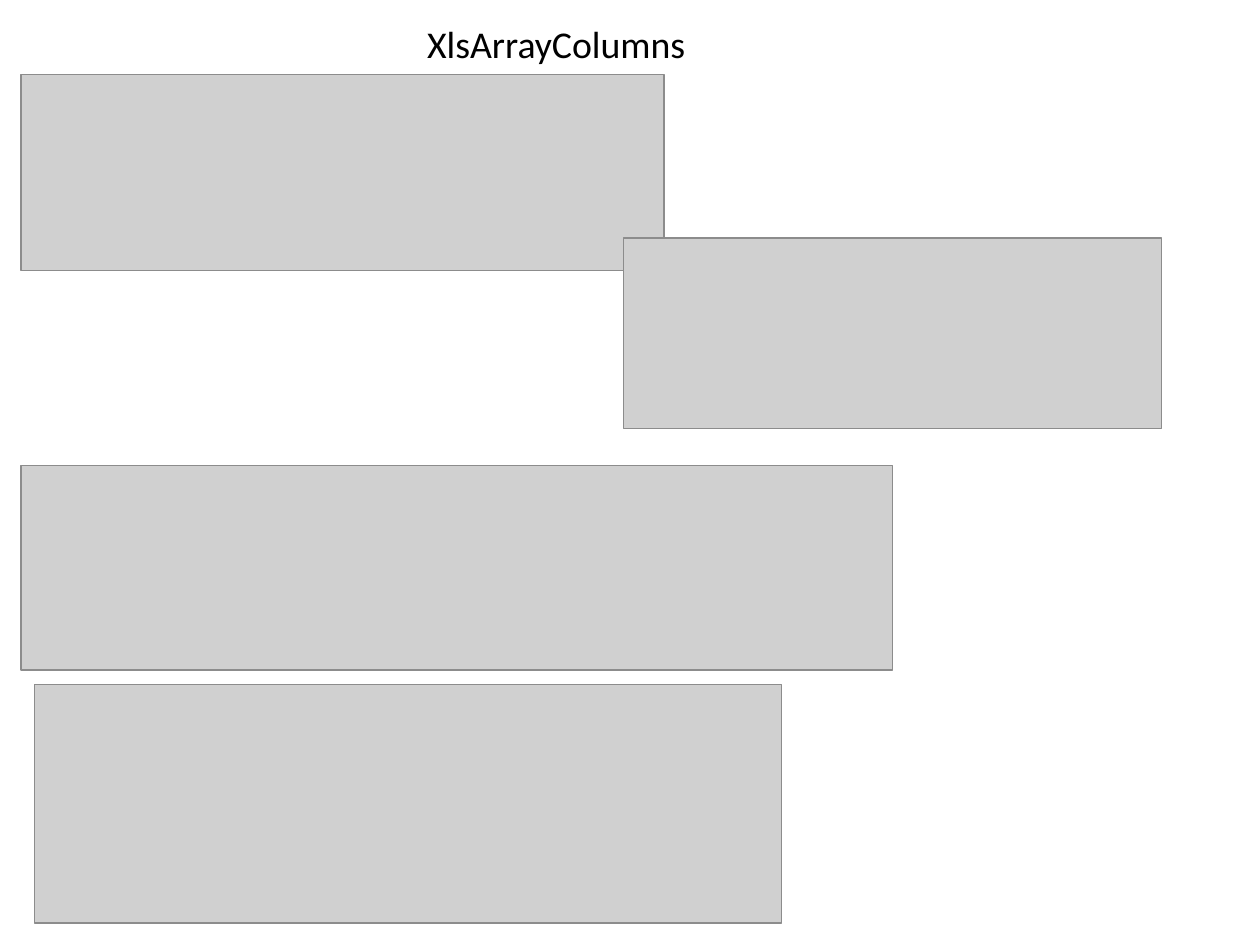
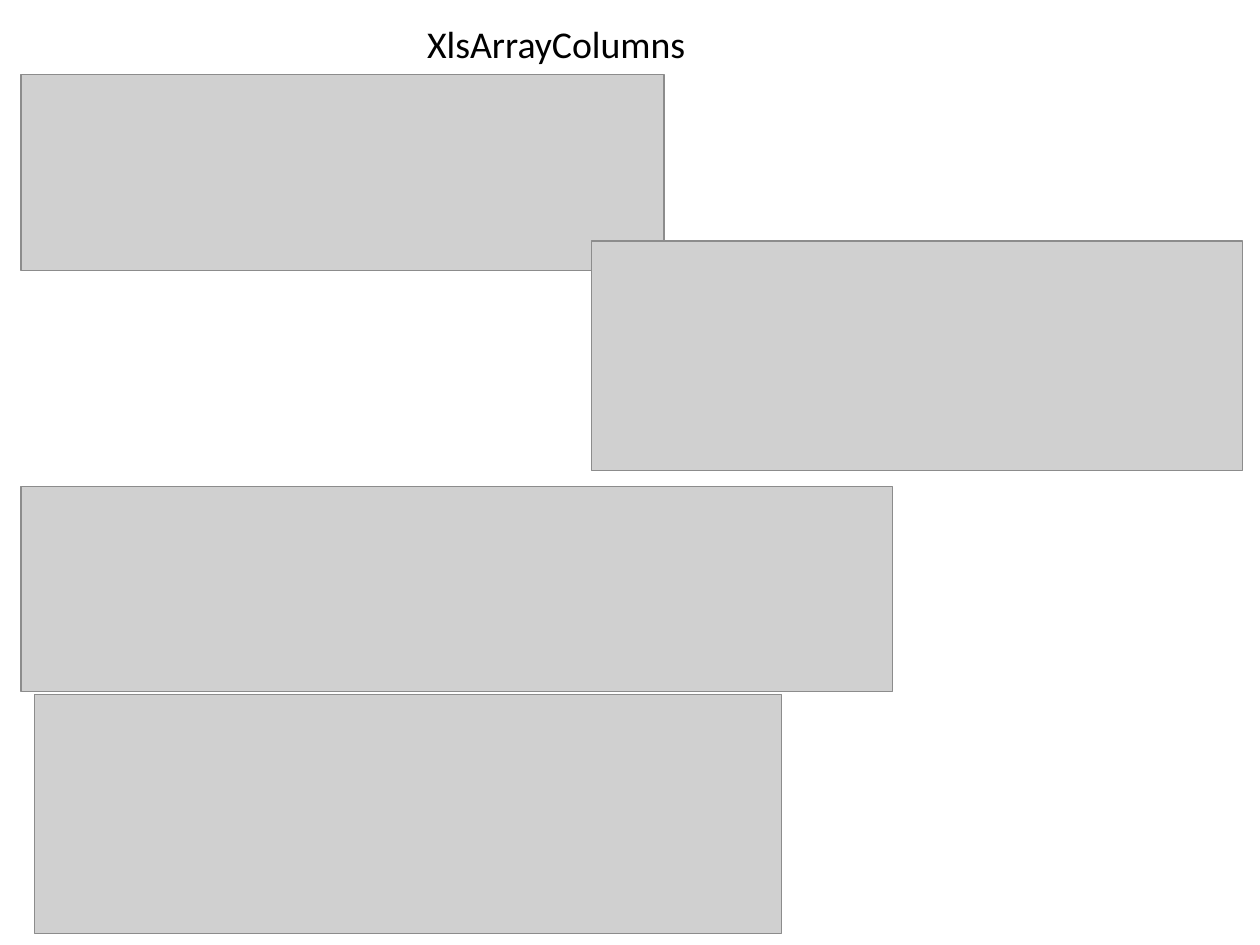
Before and after one commit to mygreen/xlsmapper, a slide deck: slide 12 of src/site/sphinx/memo/images.pptx. Drawn at 1260x945 pixels with LibreOffice and Linux fonts; fonts in the diff are those of the drawing; grey boxes stand for pictures. Boxes give left, top, right and bottom in pixels: in the first picture for what was removed or moved away, otherwise in the second. Text is boxed around its words. In the diff, an @@ line names an element or a change of style, - is before the commit and + after.

```diff
--- a/src/site/sphinx/memo/images.pptx
+++ b/src/site/sphinx/memo/images.pptx
@@ picture: place and size @@
-picture at box(624, 238, 1162, 428)
+picture at box(591, 241, 1242, 470)
@@ picture: place and size @@
-picture at box(21, 465, 893, 669)
+picture at box(21, 486, 893, 690)
@@ picture: place and size @@
-picture at box(35, 684, 782, 924)
+picture at box(35, 694, 782, 934)
```
Also in this commit, not shown: 1 other slide changed, 2 slides added, 19 other files.
